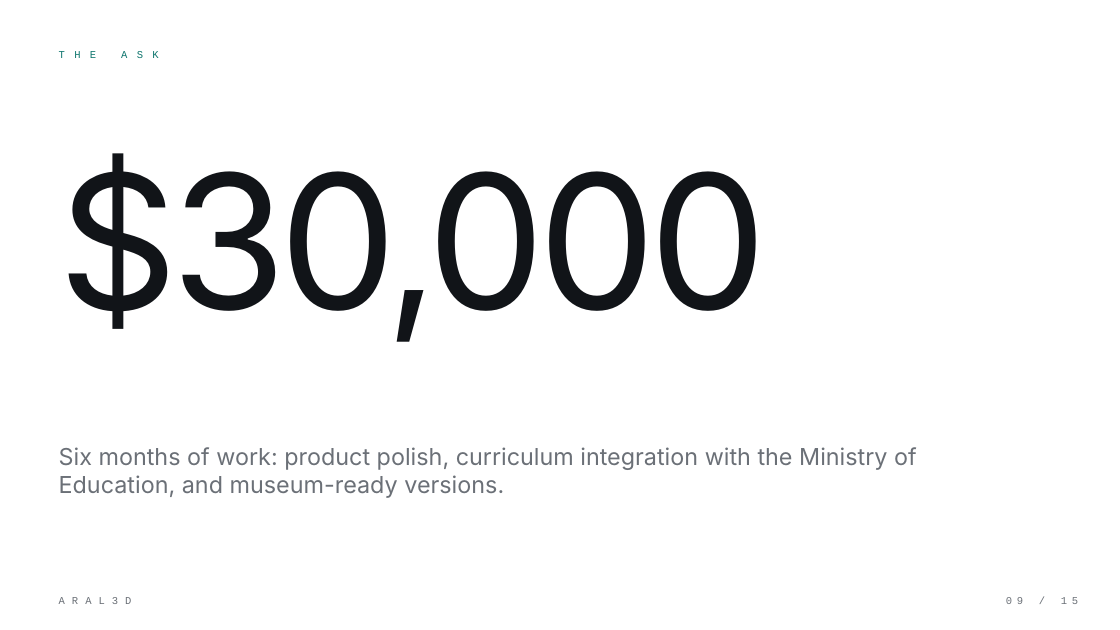
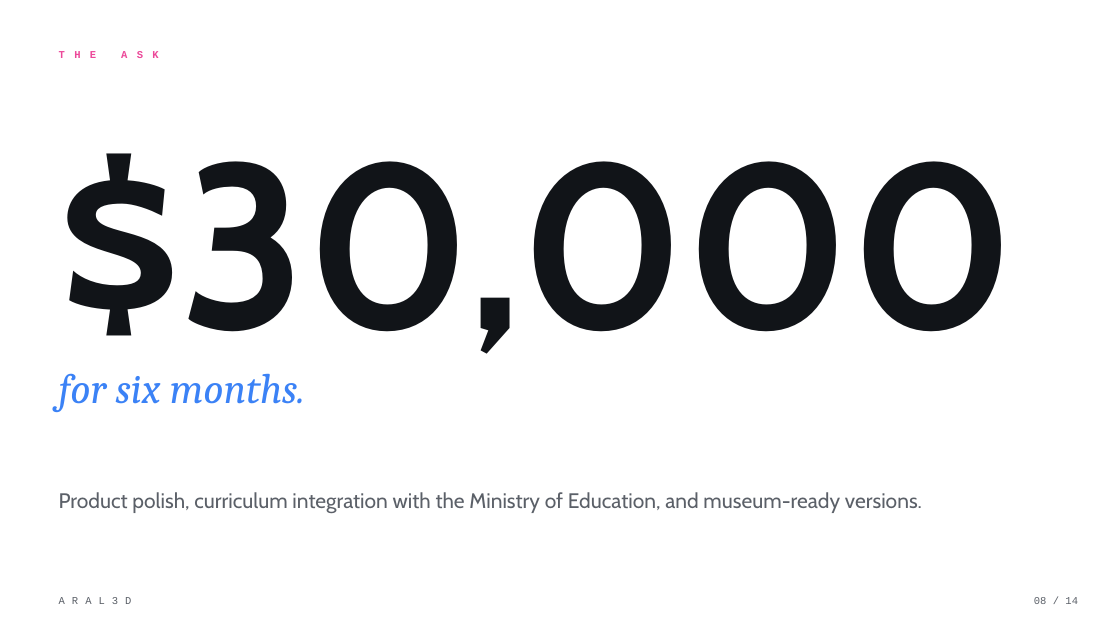
Before and after one commit to timateus/aral3d, a slide deck: slide 8 of public/aral3d-presentation.pptx (slide 9 before the commit). Drawn at 1120x630 pixels with LibreOffice and Linux fonts; fonts in the diff are those of the drawing. Boxes give left, top, right and bottom in pixels: in the first picture for what was removed or moved away, otherwise in the second. Text is boxed around its words. In the diff, an @@ line names an element or a change of style, - is before the commit and + after.

```diff
--- a/public/aral3d-presentation.pptx
+++ b/public/aral3d-presentation.pptx
@@ text "THE ASK" at (50, 42, 891, 67): text colour #0F766E to #EC4899, bold on @@
@@ text "$30,000" at (59, 153, 1015, 378): size 160 to 200 pt, font Inter to Cabin, letter spacing -6 to 0 pt, bold on @@
@@ text added at (59, 373, 305, 412), 36 pt, text #3B82F6, italic @@
+for six months.
@@ text at (59, 492, 922, 513): text changed; size 20 to 18 pt; font Inter to Cabin; text colour #6B7077 to #5B6068 @@
-Six months of work: product polish, curriculum integration with the Ministry of Education, and museum-ready versions.
+Product polish, curriculum integration with the Ministry of Education, and museum-ready versions.
@@ text "ARAL3D" at (50, 588, 555, 613): text colour #6B7077 to #5B6068 @@
@@ text at (1034, 597, 1078, 604): text changed; text colour #6B7077 to #5B6068 @@
-09 / 15
+08 / 14
```
Also in this commit, not shown: 11 other slides changed, 2 slides added, 3 slides removed, 16 other files.
